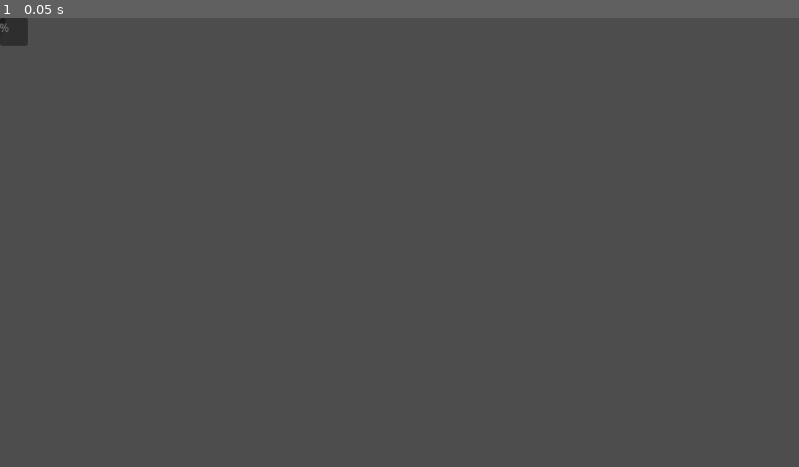
Above: before the commit, frame 1.
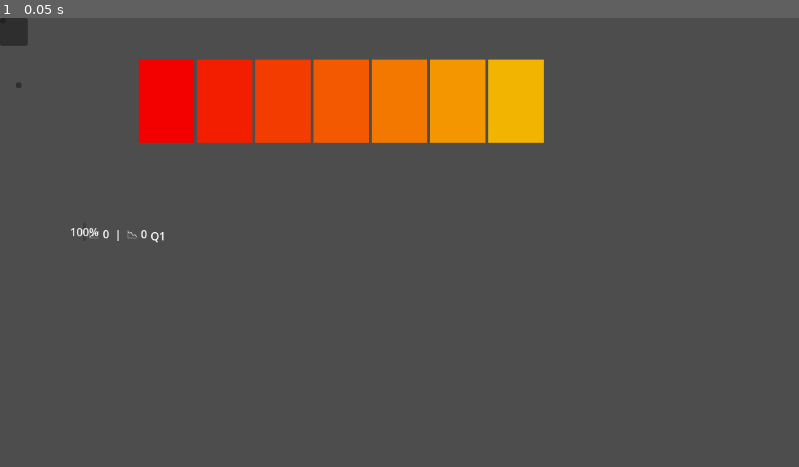
Above: after the commit, the same moment.

Repository: cavadoge/Bulls_Vs_Bears
Game: Godot game, scene res://Scenes/game_root.tscn
Two runs of this game, one before a commit and one after it. Both use one fixed random seed, a clock stepped at 60 frames per second and the inputs below.
Inputs:
- Up to frame 1 (0.05 s): no input

The runs differ from the first frame. In frame 1, 9.3% of the frame differs, in the area x 0-69%, y 1-51%.
Error before the commit: Invalid access to property or key 'name' on a base object of type 'null instance'. (res://game_controller.gd:29)

Commit message:
add game_controller and unit_card scripts
add game_controller and unit_card scripts

Diff:
--- /dev/null
+++ b/bulls_vs_bears_godot/Scenes/UnitCard.tscn
@@ -0,0 +1,21 @@
+[gd_scene load_steps=2 format=3 uid="uid://bhip5np1wmoiw"]
+
+[ext_resource type="Script" path="res://Scripts/unit_card.gd" id="1_y5clp"]
+
+[node name="UnitCard" type="Button"]
+script = ExtResource("1_y5clp")
+
+[node name="Icon" type="TextureRect" parent="."]
+layout_mode = 0
+offset_right = 40.0
+offset_bottom = 40.0
+
+[node name="NameLabel" type="Label" parent="."]
+layout_mode = 0
+offset_right = 40.0
+offset_bottom = 23.0
+
+[node name="StatsLabel" type="Label" parent="."]
+layout_mode = 0
+offset_right = 40.0
+offset_bottom = 23.0
--- a/bulls_vs_bears_godot/Scenes/game_root.tscn
+++ b/bulls_vs_bears_godot/Scenes/game_root.tscn
@@ -1,6 +1,7 @@
-[gd_scene load_steps=2 format=3 uid="uid://dww1jeyb2bn"]
-
-[ext_resource type="Script" path="res://game_controller.gd" id="1_v0vc8"]
+[gd_scene load_steps=3 format=3 uid="uid://dww1jeyb2bn"]
+
+[ext_resource type="Script" path="res://Scripts/game_controller.gd" id="1_v0vc8"]
+[ext_resource type="Script" path="res://Scripts/deployment_slot.gd" id="2_ks3pe"]
 
 [node name="GameRoot" type="Node2D"]
 
@@ -56,12 +57,178 @@
 
 [node name="DeployedPreview" type="HBoxContainer" parent="GameScene/PlanningLayer/UnitDeploymentPanel"]
 layout_mode = 0
-offset_right = 40.0
-offset_bottom = 40.0
+offset_left = 200.0
+offset_top = 60.0
+offset_right = 784.0
+offset_bottom = 180.0
+
+[node name="Slot0" type="Panel" parent="GameScene/PlanningLayer/UnitDeploymentPanel/DeployedPreview"]
+custom_minimum_size = Vector2(80, 80)
+layout_mode = 2
+script = ExtResource("2_ks3pe")
+
+[node name="PanelSlot0" type="Panel" parent="GameScene/PlanningLayer/UnitDeploymentPanel/DeployedPreview/Slot0"]
+layout_mode = 1
+anchors_preset = 15
+anchor_right = 1.0
+anchor_bottom = 1.0
+grow_horizontal = 2
+grow_vertical = 2
+mouse_filter = 2
+
+[node name="RectSlot0" type="ColorRect" parent="GameScene/PlanningLayer/UnitDeploymentPanel/DeployedPreview/Slot0/PanelSlot0"]
+layout_mode = 1
+anchors_preset = 15
+anchor_right = 1.0
+anchor_bottom = 1.0
+grow_horizontal = 2
+grow_vertical = 2
+mouse_filter = 2
+color = Color(0.952941, 0, 0, 1)
+
+[node name="Slot1" type="Panel" parent="GameScene/PlanningLayer/UnitDeploymentPanel/DeployedPreview"]
+custom_minimum_size = Vector2(80, 80)
+layout_mode = 2
+script = ExtResource("2_ks3pe")
+slot_index = 1
+
+[node name="PanelSlot1" type="Panel" parent="GameScene/PlanningLayer/UnitDeploymentPanel/DeployedPreview/Slot1"]
+layout_mode = 1
+anchors_preset = 15
+anchor_right = 1.0
+anchor_bottom = 1.0
+grow_horizontal = 2
+grow_vertical = 2
+
+[node name="RectSlot1" type="ColorRect" parent="GameScene/PlanningLayer/UnitDeploymentPanel/DeployedPreview/Slot1/PanelSlot1"]
+layout_mode = 1
+anchors_preset = 15
+anchor_right = 1.0
+anchor_bottom = 1.0
+grow_horizontal = 2
+grow_vertical = 2
+color = Color(0.952941, 0.117647, 0, 1)
+
+[node name="Slot2" type="Panel" parent="GameScene/PlanningLayer/UnitDeploymentPanel/DeployedPreview"]
+custom_minimum_size = Vector2(80, 80)
+layout_mode = 2
+script = ExtResource("2_ks3pe")
+slot_index = 2
+
+[node name="PanelSlot2" type="Panel" parent="GameScene/PlanningLayer/UnitDeploymentPanel/DeployedPreview/Slot2"]
+layout_mode = 1
+anchors_preset = 15
+anchor_right = 1.0
+anchor_bottom = 1.0
+grow_horizontal = 2
+grow_vertical = 2
+
+[node name="RectSlot2" type="ColorRect" parent="GameScene/PlanningLayer/UnitDeploymentPanel/DeployedPreview/Slot2/PanelSlot2"]
+layout_mode = 1
+anchors_preset = 15
+anchor_right = 1.0
+anchor_bottom = 1.0
+grow_horizontal = 2
+grow_vertical = 2
+color = Color(0.952941, 0.235294, 0, 1)
+
+[node name="Slot3" type="Panel" parent="GameScene/PlanningLayer/UnitDeploymentPanel/DeployedPreview"]
+custom_minimum_size = Vector2(80, 80)
+layout_mode = 2
+script = ExtResource("2_ks3pe")
+slot_index = 3
+
+[node name="PanelSlot3" type="Panel" parent="GameScene/PlanningLayer/UnitDeploymentPanel/DeployedPreview/Slot3"]
+layout_mode = 1
+anchors_preset = 15
+anchor_right = 1.0
+anchor_bottom = 1.0
+grow_horizontal = 2
+grow_vertical = 2
+
+[node name="RectSlot3" type="ColorRect" parent="GameScene/PlanningLayer/UnitDeploymentPanel/DeployedPreview/Slot3/PanelSlot3"]
+layout_mode = 1
+anchors_preset = 15
+anchor_right = 1.0
+anchor_bottom = 1.0
+grow_horizontal = 2
+grow_vertical = 2
+color = Color(0.952941, 0.352941, 0, 1)
+
+[node name="Slot4" type="Panel" parent="GameScene/PlanningLayer/UnitDeploymentPanel/DeployedPreview"]
+custom_minimum_size = Vector2(80, 80)
+layout_mode = 2
+script = ExtResource("2_ks3pe")
+slot_index = 4
+
+[node name="PanelSlot4" type="Panel" parent="GameScene/PlanningLayer/UnitDeploymentPanel/DeployedPreview/Slot4"]
+layout_mode = 1
+anchors_preset = 15
+anchor_right = 1.0
+anchor_bottom = 1.0
+grow_horizontal = 2
+grow_vertical = 2
+
+[node name="RectSlot4" type="ColorRect" parent="GameScene/PlanningLayer/UnitDeploymentPanel/DeployedPreview/Slot4/PanelSlot4"]
+layout_mode = 1
+anchors_preset = 15
+anchor_right = 1.0
+anchor_bottom = 1.0
+grow_horizontal = 2
+grow_vertical = 2
+color = Color(0.952941, 0.470588, 0, 1)
+
+[node name="Slot5" type="Panel" parent="GameScene/PlanningLayer/UnitDeploymentPanel/DeployedPreview"]
+custom_minimum_size = Vector2(80, 80)
+layout_mode = 2
+script = ExtResource("2_ks3pe")
+slot_index = 5
+
+[node name="PanelSlot5" type="Panel" parent="GameScene/PlanningLayer/UnitDeploymentPanel/DeployedPreview/Slot5"]
+layout_mode = 1
+anchors_preset = 15
+anchor_right = 1.0
+anchor_bottom = 1.0
+grow_horizontal = 2
+grow_vertical = 2
+
+[node name="RectSlot4" type="ColorRect" parent="GameScene/PlanningLayer/UnitDeploymentPanel/DeployedPreview/Slot5/PanelSlot5"]
+layout_mode = 1
+anchors_preset = 15
+anchor_right = 1.0
+anchor_bottom = 1.0
+grow_horizontal = 2
+grow_vertical = 2
+color = Color(0.952941, 0.588235, 0, 1)
+
+[node name="Slot6" type="Panel" parent="GameScene/PlanningLayer/UnitDeploymentPanel/DeployedPreview"]
+custom_minimum_size = Vector2(80, 80)
+layout_mode = 2
+script = ExtResource("2_ks3pe")
+slot_index = 6
+
+[node name="PanelSlot6" type="Panel" parent="GameScene/PlanningLayer/UnitDeploymentPanel/DeployedPreview/Slot6"]
+layout_mode = 1
+anchors_preset = 15
+anchor_right = 1.0
+anchor_bottom = 1.0
+grow_horizontal = 2
+grow_vertical = 2
+
+[node name="RectSlot4" type="ColorRect" parent="GameScene/PlanningLayer/UnitDeploymentPanel/DeployedPreview/Slot6/PanelSlot6"]
+layout_mode = 1
+anchors_preset = 15
+anchor_right = 1.0
+anchor_bottom = 1.0
+grow_horizontal = 2
+grow_vertical = 2
+color = Color(0.952941, 0.705882, 0, 1)
 
 [node name="TeamMembersPanel" type="HBoxContainer" parent="GameScene/PlanningLayer"]
-offset_right = 40.0
-offset_bottom = 40.0
+offset_left = 89.0
+offset_top = 144.0
+offset_right = 129.0
+offset_bottom = 184.0
 
 [node name="PumpItButton" type="Button" parent="GameScene/PlanningLayer"]
 offset_right = 8.0
@@ -72,13 +239,17 @@
 [node name="MainUI" type="Control" parent="."]
 layout_mode = 3
 anchors_preset = 0
-offset_right = 40.0
-offset_bottom = 40.0
+offset_left = 38.0
+offset_top = 200.0
+offset_right = 78.0
+offset_bottom = 240.0
 
 [node name="TopPanel" type="HBoxContainer" parent="MainUI"]
 layout_mode = 0
-offset_right = 40.0
-offset_bottom = 40.0
+offset_left = 82.0
+offset_top = 95.0
+offset_right = 122.0
+offset_bottom = 135.0
 
 [node name="MarketCapMeter" type="ProgressBar" parent="MainUI/TopPanel"]
 layout_mode = 2
@@ -91,8 +262,10 @@
 
 [node name="BottomPanel" type="HBoxContainer" parent="MainUI"]
 layout_mode = 0
-offset_right = 40.0
-offset_bottom = 40.0
+offset_left = 122.0
+offset_top = 16.0
+offset_right = 162.0
+offset_bottom = 56.0
 
 [node name="MarketInfluence" type="Label" parent="MainUI/BottomPanel"]
 layout_mode = 2
@@ -103,13 +276,17 @@
 [node name="RecapScene" type="Control" parent="."]
 layout_mode = 3
 anchors_preset = 0
-offset_right = 40.0
-offset_bottom = 40.0
+offset_left = 23.0
+offset_top = 93.0
+offset_right = 63.0
+offset_bottom = 133.0
 
 [node name="QuarterSummary" type="VBoxContainer" parent="RecapScene"]
 layout_mode = 0
-offset_right = 40.0
-offset_bottom = 40.0
+offset_left = 81.0
+offset_top = 23.0
+offset_right = 121.0
+offset_bottom = 63.0
 
 [node name="NextCycleButton" type="Button" parent="RecapScene"]
 layout_mode = 0
--- /dev/null
+++ b/bulls_vs_bears_godot/Scripts/deployment_slot.gd
@@ -0,0 +1,14 @@
+extends Panel
+
+@export var slot_index: int = 0
+
+signal slot_selected(index: int)
+
+func _ready():
+	# Optional: Highlight when hovered, etc.
+	mouse_filter = Control.MOUSE_FILTER_PASS
+
+func _gui_input(event):
+	if event is InputEventMouseButton and event.pressed and event.button_index == MOUSE_BUTTON_LEFT:
+		print("Slot clicked:", slot_index)
+		emit_signal("slot_selected", slot_index)
--- a/bulls_vs_bears_godot/game_controller.gd
+++ b/bulls_vs_bears_godot/Scripts/game_controller.gd
@@ -14,19 +14,28 @@
 var player_score: int = 0
 var enemy_score: int = 0
 
-@onready var planning_layer = $GameScene/PlanningLayer
-@onready var battle_layer = $GameScene/BattleLayer
-@onready var pump_unit_container = $GameScene/PumpSide/PumpUnitContainer
-@onready var dump_unit_container = $GameScene/DumpSide/DumpUnitContainer
-@onready var market_cap_meter = $MainUI/TopPanel/MarketCapMeter
-@onready var score_counter = $MainUI/TopPanel/ScoreCounter
-@onready var cycle_indicator = $MainUI/TopPanel/CycleIndicator
-@onready var recap_scene = $RecapScene
+@onready var planning_layer = get_parent().get_node("GameScene/PlanningLayer")
+@onready var battle_layer = get_parent().get_node("GameScene/BattleLayer")
+@onready var pump_unit_container = get_parent().get_node("GameScene/PumpSide/PumpUnitContainer")
+@onready var dump_unit_container = get_parent().get_node("GameScene/DumpSide/DumpUnitContainer")
+@onready var market_cap_meter = get_parent().get_node("MainUI/TopPanel/MarketCapMeter")
+@onready var score_counter = get_parent().get_node("MainUI/TopPanel/ScoreCounter")
+@onready var cycle_indicator = get_parent().get_node("MainUI/TopPanel/CycleIndicator")
+@onready var recap_scene = get_parent().get_node("RecapScene")
 
 func _ready():
-	#set_phase(GamePhase.PLANNING)
-	#update_ui()
-	print(pump_unit_container.name)  # This will error out at runtime
+	set_phase(GamePhase.PLANNING)
+	update_ui()
+	# Connect each DeploymentSlot's signal
+	for i in range(7):  # assuming you have exactly 7 slots
+		var slot = get_parent().get_node("GameScene/PlanningLayer/UnitDeploymentPanel/DeployedPreview/Slot" + str(i))
+		if slot:
+			slot.connect("slot_selected", _on_slot_selected)
+		else:
+			print("Slot", i, "not found!")
+
+func _on_slot_selected(index: int) -> void:
+	print("Deployment slot clicked! Index:", index)
 
 
 func set_phase(new_phase: GamePhase) -> void:
--- /dev/null
+++ b/bulls_vs_bears_godot/Scripts/unit_card.gd
@@ -0,0 +1,19 @@
+extends Button
+
+@export var unit_data: Dictionary
+signal card_selected(unit_data)
+
+func _ready():
+	pressed.connect(_on_pressed)
+	update_display()
+
+func _on_pressed():
+	emit_signal("card_selected", unit_data)
+
+func update_display():
+	$Icon.texture = unit_data.get("icon", null)
+	$NameLabel.text = unit_data.get("name", "Unnamed")
+	$StatsLabel.text = "ATK: %d | HP: %d" % [
+		unit_data.get("atk", 0),
+		unit_data.get("hp", 0)
+	]
